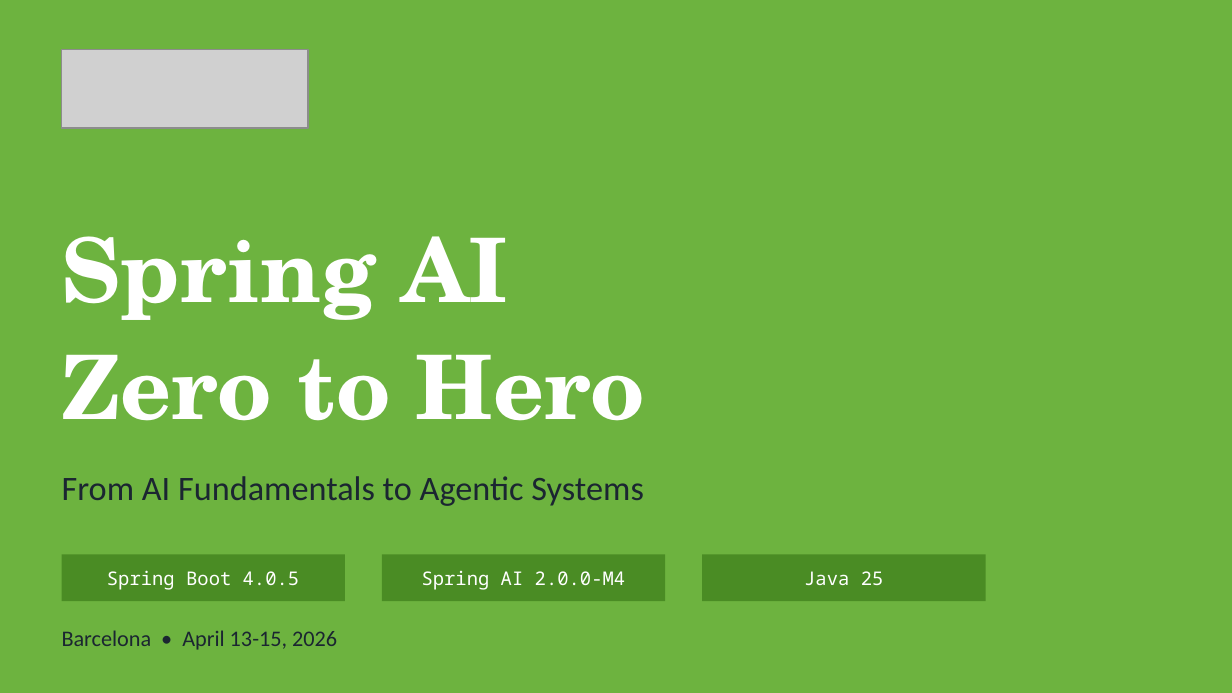
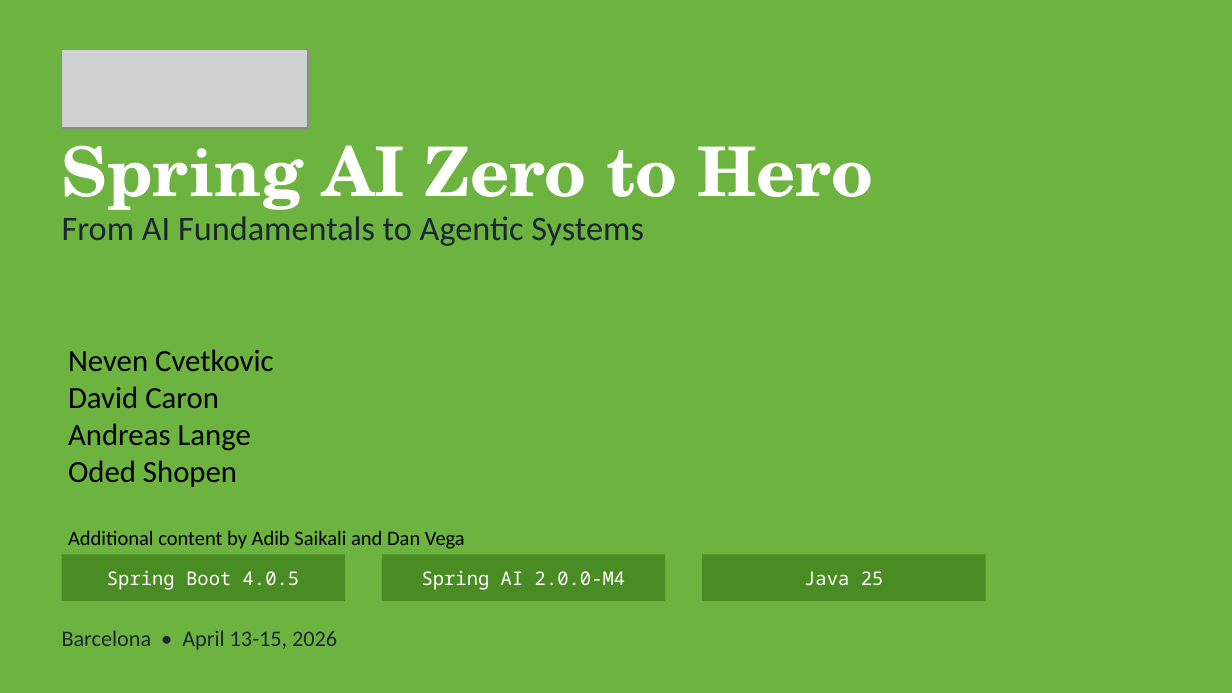
Before and after one commit to dcaron/spring-ai-zero-to-hero2, a slide deck: slide 1 of ai-content/spring-ai-workshop.pptx. Drawn at 1232x693 pixels with LibreOffice and Linux fonts; fonts in the diff are those of the drawing; grey boxes stand for pictures. Boxes give left, top, right and bottom in pixels: in the first picture for what was removed or moved away, otherwise in the second. Text is boxed around its words. In the diff, an @@ line names an element or a change of style, - is before the commit and + after.

```diff
--- a/ai-content/spring-ai-workshop.pptx
+++ b/ai-content/spring-ai-workshop.pptx
@@ text at (x1=62, y1=126, x2=873, y2=219): text changed; size 52 to 40 pt @@
-Spring AI
-Zero to Hero
+Spring AI Zero to Hero
@@ text "From AI Fundamentals to Agentic ..." moved from (x1=62, y1=476, x2=644, y2=506) to (x1=62, y1=216, x2=644, y2=246) @@
@@ text added at (x1=68, y1=349, x2=465, y2=549), 18 pt, text #000000 @@
+Neven Cvetkovic
+David Caron
+Andreas Lange
+Oded Shopen
+Additional content by Adib Saikali and Dan Vega
```
Also in this commit, not shown: 7 other slides changed, 10 slides added, 3 slides removed, 13 other files.
